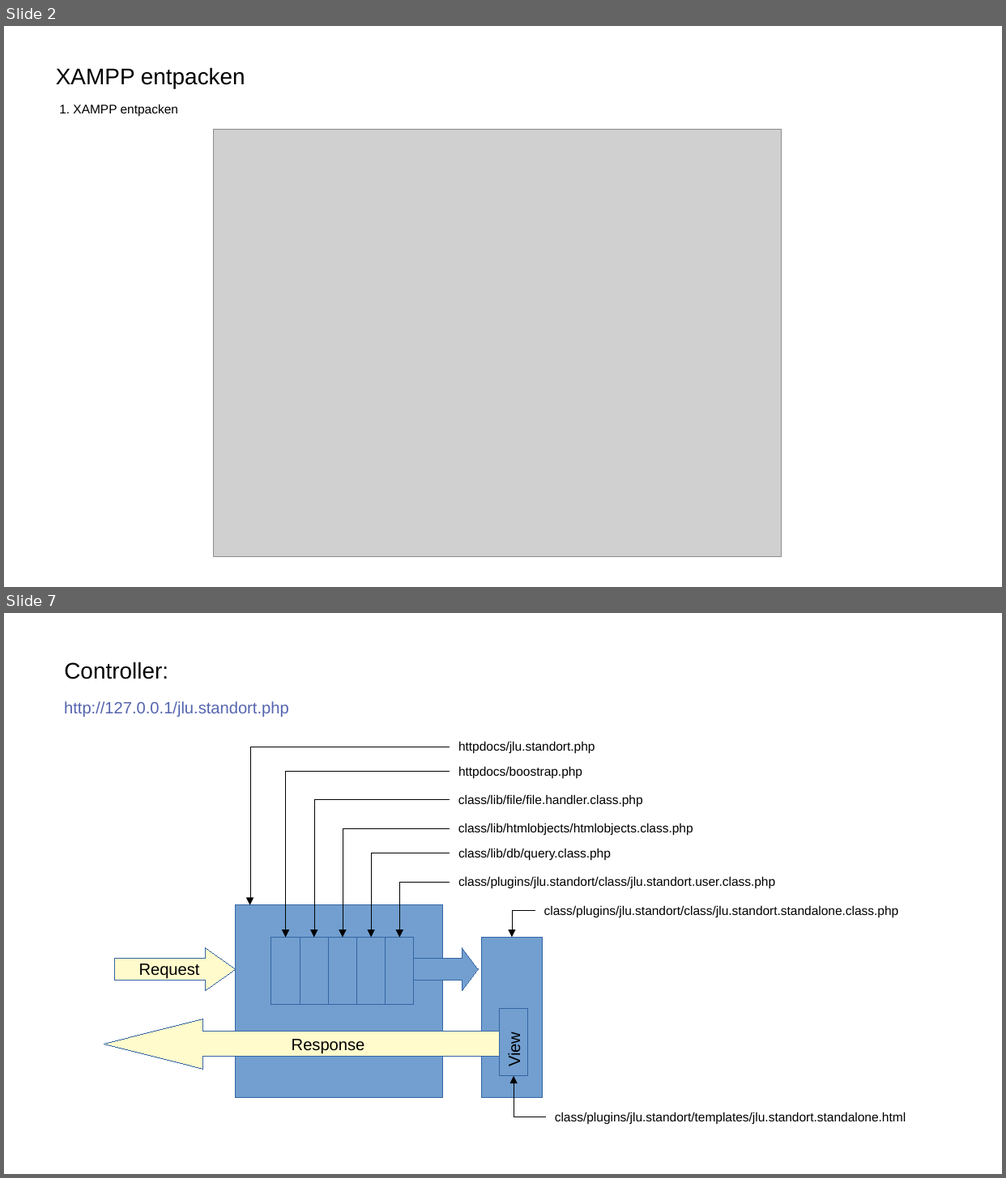
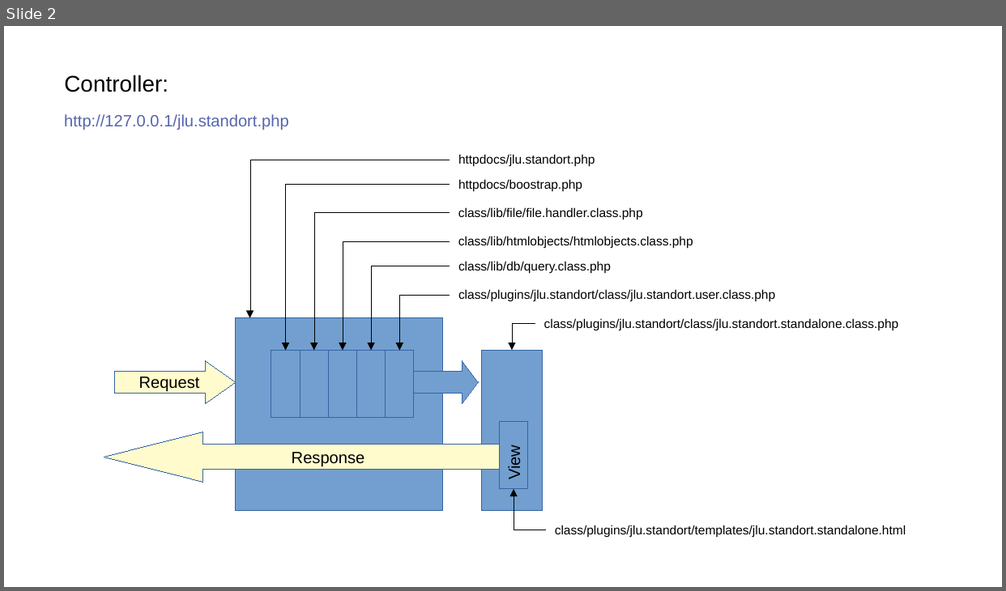
Before and after one commit to cafmone/jlu.standort, a slide deck: README.odp. Shown one above the other, each under a label of ours: slides 2 and 7 before the commit, slide 2 after it; the slides between them are not shown. The pictures are 1006x1178 and 1006x591 pixels, drawn with LibreOffice and Linux fonts; fonts in the diff are those of the drawing; grey boxes stand for pictures. Boxes give left, top, right and bottom in pixels: in the first picture for what was removed or moved away, otherwise in the second. Text is boxed around its words. In the diff, an @@ line names an element or a change of style, - is before the commit and + after.

```diff
--- a/README.odp
+++ b/README.odp
@@ slide 2 removed at (x1=4, y1=26, x2=1002, y2=587), background #FFFFFF @@
@@ text removed at (x1=56, y1=67, x2=245, y2=89) @@
-XAMPP entpacken
@@ text removed at (x1=59, y1=104, x2=178, y2=116) @@
-1. XAMPP entpacken
@@ picture removed at (x1=213, y1=129, x2=781, y2=557) @@
@@ what was slide 7 is now slide 2 @@
```
Also in this commit, not shown: 1 slide changed, 4 other slides removed, 2 other files.
